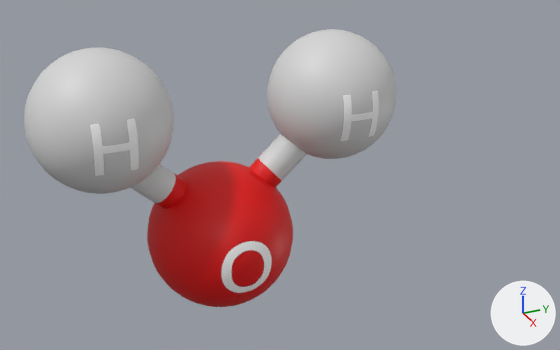
Two versions of the glTF model assets/models/oxido_nitroso.glb, one commit apart.
Camera for both pictures: a camera (50 mm lens) standing at (1.554, -0.543, 0.903) and looking at (-0.019, 0.165, 0.117). Lighting does not change. The marker at lower right points along +X, +Y and +Z. The older version comes first. Vertices at exactly the same position are counted once.

Names of what the first picture shows: 'Mol molde 17'.
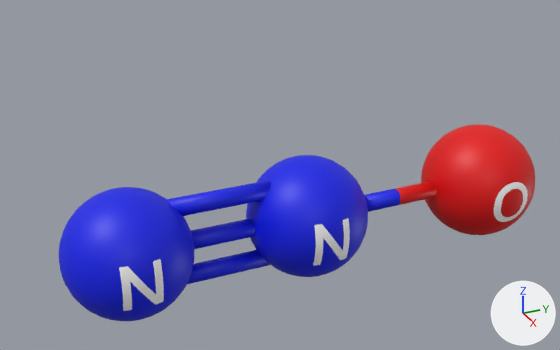
Pixel boxes [x1, y1, x2, y2] of what changed, in the pictures (560 x 350 px; the box of a moved part takes in the faces that stretch with it):
```json
{"object": "Mol molde 17", "change": "reshaped", "before": [24, 29, 396, 307], "after": [59, 124, 535, 321], "on screen": "28% wider, 29% shorter"}
{"part": 1, "of": "me_esfera_uv_015", "change": "moved or reshaped", "before": [24, 47, 173, 194], "after": [59, 187, 194, 321]}
{"part": 2, "of": "me_esfera_uv_015", "change": "added", "after": [191, 218, 255, 249], "on screen": "blue"}
{"part": 3, "of": "me_esfera_uv_015", "change": "added", "after": [166, 180, 271, 216], "on screen": "blue"}
{"part": 4, "of": "me_esfera_uv_015", "change": "added", "after": [187, 250, 270, 284], "on screen": "blue"}
{"part": 5, "of": "me_esfera_uv_015", "change": "moved or reshaped", "before": [267, 29, 396, 159], "after": [246, 155, 368, 277]}
{"part": 6, "of": "me_esfera_uv_015", "change": "moved or reshaped", "before": [147, 161, 293, 307], "after": [421, 124, 535, 235]}
{"part": 7, "of": "me_esfera_uv_015", "change": "moved or reshaped", "before": [90, 118, 139, 176], "after": [119, 259, 164, 311]}
{"part": 8, "of": "me_esfera_uv_015", "change": "moved or reshaped", "before": [340, 90, 379, 141], "after": [313, 218, 350, 266]}
{"part": 9, "of": "me_esfera_uv_015", "change": "moved or reshaped", "before": [221, 241, 272, 293], "after": [494, 182, 528, 222]}
{"part": 10, "of": "me_esfera_uv_015", "change": "added", "after": [364, 181, 437, 212]}
{"part": 11, "of": "me_esfera_uv_015", "change": "deleted", "before": [249, 134, 307, 187]}
{"part": 12, "of": "me_esfera_uv_015", "change": "deleted", "before": [130, 164, 187, 208]}
```

The change, as JSON lines over the scene's bpy script:
```json
{"block": "me_esfera_uv_015", "where": "# used by ob_mol_molde_17; location = (0.0, 0.0, 0.0)"}
{"op": "remove", "block": "me_esfera_uv_015", "code": "me_esfera_uv_015.from_pydata(...)  # 3900 vertices, 7564 faces; spans x -0.174..0.174, y -0.41..0.443, z -0.173..0.481"}
{"op": "add", "block": "me_esfera_uv_015", "code": "me_esfera_uv_015.from_pydata(...)  # 3963 vertices, 7682 faces; spans x -0.153..0.153, y -0.379..0.906, z -0.153..0.153"}
{"block": "me_esfera_uv_015", "change": "me_esfera_uv_015 part 1: the loose piece of 1082 vertices spanning x -0.152..0.152, y -0.41..-0.105, z 0.176..0.481 is moved by (0.0, 0.031, -0.328)"}
{"block": "me_esfera_uv_015", "change": "me_esfera_uv_015 part 2: a new loose piece, a 21-sided cylinder along y spanning x -0.023..0.023, y -0.148..0.148, z -0.022..0.023, in mat_materiais (picture img_mols)"}
{"block": "me_esfera_uv_015", "change": "me_esfera_uv_015 part 3: a new loose piece, a 21-sided cylinder along y spanning x -0.023..0.023, y -0.146..0.146, z 0.071..0.116, in mat_materiais (picture img_mols)"}
{"block": "me_esfera_uv_015", "change": "me_esfera_uv_015 part 4: a new loose piece, a 21-sided cylinder along y spanning x -0.023..0.023, y -0.146..0.146, z -0.114..-0.069, in mat_materiais (picture img_mols)"}
{"block": "me_esfera_uv_015", "change": "me_esfera_uv_015 part 5: the loose piece of 1082 vertices spanning x -0.152..0.152, y 0.138..0.443, z 0.158..0.464 is moved by (0.0, -0.06, -0.311)"}
{"block": "me_esfera_uv_015", "change": "me_esfera_uv_015 part 6: the loose piece of 1082 vertices spanning x -0.173..0.173, y -0.174..0.174, z -0.173..0.175 is scaled about its middle by 0.878, then moved by (0.0, 0.754, -0.001)"}
{"block": "me_esfera_uv_015", "change": "me_esfera_uv_015 part 7: the loose piece of 88 vertices spanning x 0.102..0.153, y -0.36..-0.156, z 0.26..0.385 is moved by (0.0, 0.031, -0.328)"}
{"block": "me_esfera_uv_015", "change": "me_esfera_uv_015 part 8: the loose piece of 88 vertices spanning x 0.102..0.153, y 0.188..0.392, z 0.242..0.368 is moved by (0.0, -0.06, -0.311)"}
{"block": "me_esfera_uv_015", "change": "me_esfera_uv_015 part 9: the loose piece of 88 vertices spanning x 0.116..0.174, y -0.116..0.116, z -0.077..0.066 is scaled about its middle by 0.878, then moved by (-0.018, 0.754, 0.0)"}
{"block": "me_esfera_uv_015", "change": "me_esfera_uv_015 part 10: a new loose piece of 63 vertices spanning x -0.023..0.023, y 0.376..0.671, z -0.022..0.023, in mat_materiais (picture img_mols)"}
{"block": "me_esfera_uv_015", "change": "me_esfera_uv_015 part 11: the loose piece of 63 vertices spanning x -0.04..0.04, y 0.019..0.29, z 0.042..0.294 is deleted"}
{"block": "me_esfera_uv_015", "change": "me_esfera_uv_015 part 12: the loose piece of 63 vertices spanning x -0.04..0.04, y -0.266..0.002, z 0.02..0.276 is deleted"}
{"block": "me_esfera_uv_015", "change": "other edits to the shape of me_esfera_uv_015 do not show in these pictures"}
```
